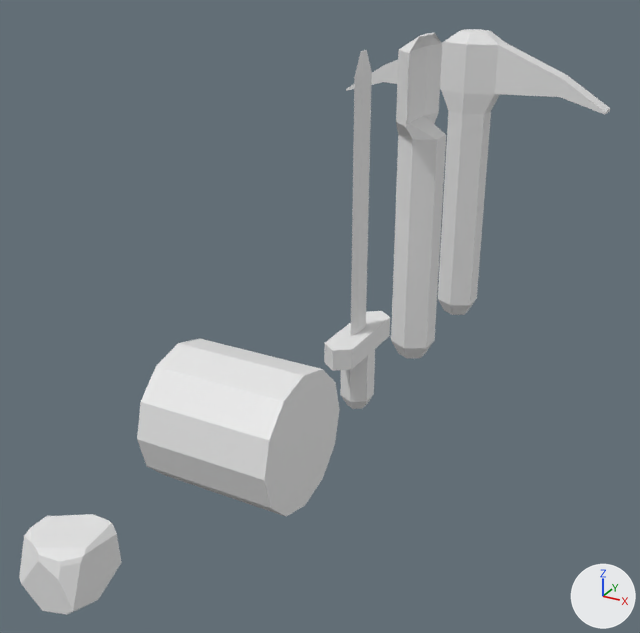
The FBX model Assets/Models/Items.fbx, before and after one commit.
Before and after are seen from a 50 mm camera at (6.05, -17.26, 6.25) aimed at (0.01, -6.27, 0.76). Every picture has the same lights, and +X, +Y and +Z are marked at lower right. Where no turn or scale is listed for an object, it has been applied to the vertices.
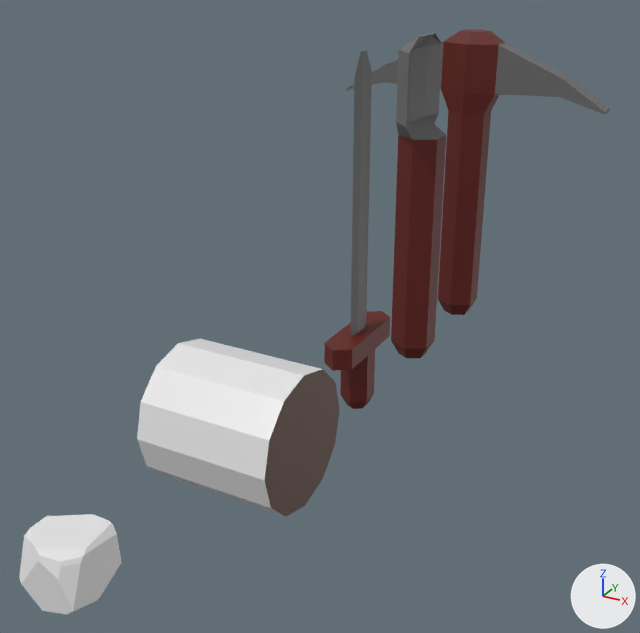
Pixel boxes (x1, y1, x2, y2) of what changed, in the pictures (640 x 633 px):
part 1 of me_cylinder_001, recoloured (grey to red): (391, 135, 446, 358) in both
part 2 of me_cylinder_001, recoloured: (396, 33, 446, 140) in both
part 3 of me_cylinder_005, recoloured (grey to brown): (264, 369, 340, 517) in both
part 4 of me_cylinder_002, recoloured (grey to brown): (324, 311, 390, 409) in both
part 5 of me_cylinder_002, recoloured: (351, 50, 372, 336) in both
part 6 of me_cylinder, recoloured (grey to red): (438, 29, 506, 315) in both
part 7 of me_cylinder, recoloured: (346, 42, 610, 114) in both

The edits, one by one:
Material 'Wood' (mat_wood) is new.
Its base color is (0.124, 0.00994, 0.00539) (dark red #631910).
Material 'Stone' (mat_stone) is new.
Its base color is (0.147, 0.147, 0.147) (dark grey #6b6b6b).
Material 'Material.001' (mat_material_001) is new.
Its base color is (0.8, 0.8, 0.8) (white #e7e7e7).
Its roughness is 0.4.
Material 'Material.002' (mat_material_002) is new.
Its base color is (0.115, 0.0553, 0.0388) (brown #5f4237).
me_cylinder_002 has 54 vertices, 50 faces and spans x -0.25..0.25, y -0.93..0.93, z -1.45..4.56.
me_cylinder_002 is used by ob_cylinder_002; location (0.0, -4.9, 0.0).
me_cylinder_002 part 4: all 37 faces centred in x -0.25..0.25, y -0.83..0.83, z -1.45..-0.01 switch from no material to mat_wood (dark red #631911).
me_cylinder_002 part 5: all 13 faces centred in x -0.05..0.05, y -0.22..0.22, z 2.1..4.56 switch from no material to mat_stone (dark grey #6b6b6b).
me_cylinder has 52 vertices, 48 faces and spans x -2.69..2.69, y -0.43..0.43, z -1.5..4.41.
me_cylinder is used by ob_cylinder; location (0.0, 0.0, 0.0).
me_cylinder part 6: all 30 faces centred in x -0.47..0.47, y -0.32..0.32, z -1.5..4.41 switch from no material to mat_wood (dark red #631911).
me_cylinder part 7: all 18 faces centred in x -2.69..2.69, y -0.21..0.21, z 3.1..3.93 switch from no material to mat_stone (dark grey #6b6b6b).
me_cylinder_005 has 24 vertices, 14 faces and spans x -1.0..1.0, y -1.0..1.0, z -1.0..1.0.
me_cylinder_005 is used by ob_cylinder_003; location (0.0, -8.5, 0.0).
me_cylinder_005 part 3: all 2 faces centred in x -1.0..1.0, y 0.0, z 0.0 switch from no material to mat_material_002 (brown #5f4337).
me_cylinder_005 now uses material mat_material_001 (white #e7e7e7).
me_cylinder_001 has 36 vertices, 32 faces and spans x -0.37..0.37, y -0.74..0.74, z -1.5..4.57.
me_cylinder_001 is used by ob_cylinder_001; location (0.0, -2.45, 0.0).
me_cylinder_001 part 1: all 13 faces centred in x -0.37..0.37, y -0.32..0.32, z -1.5..0.81 switch from no material to mat_wood (dark red #631911).
me_cylinder_001 part 2: all 19 faces centred in x -0.37..0.13, y -0.55..0.55, z 2.97..4.57 switch from no material to mat_stone (dark grey #6b6b6b).
